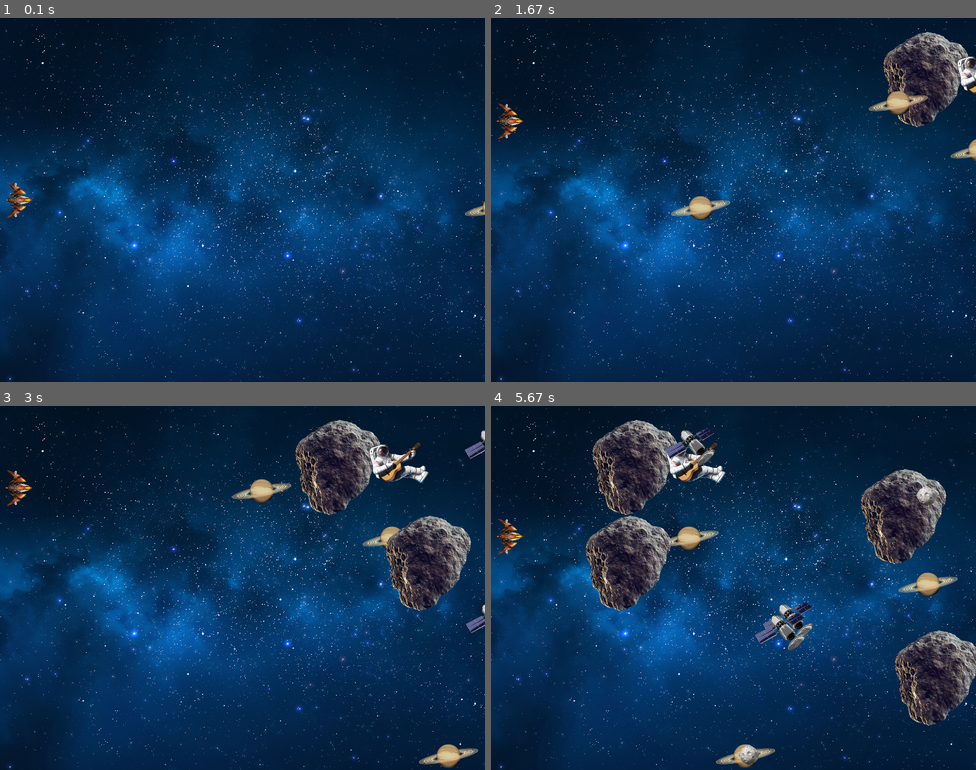
Above: before the commit, frames 1-4 (two rows, left to right).
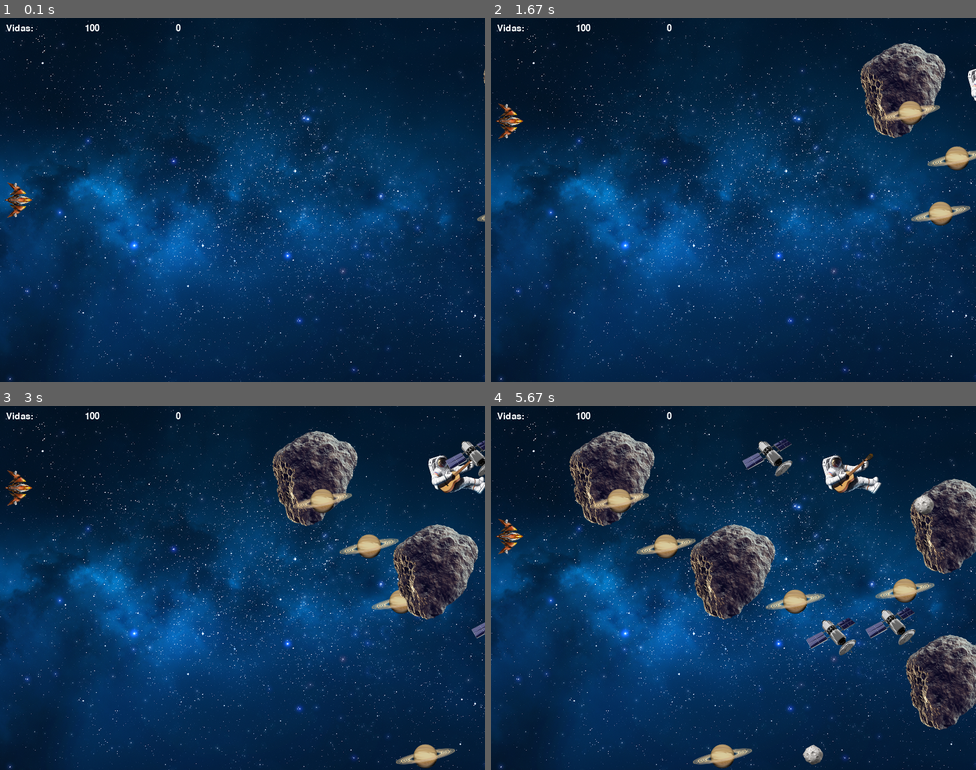
Above: after the commit, the same moments.

Repository: CristhianRave/Proceso_Pygame
Game: pygame game, started from main.py
Two runs of this game, one before a commit and one after it. Both use one fixed random seed, a clock stepped at 60 frames per second and the inputs below.
Inputs:
- Up to frame 1 (0.1 s): no input
- Up to frame 2 (1.67 s): hold Up 0.33-0.8 s; hold Down 0.83-1.13 s; hold Up 1.17-1.53 s; hold Down from 1.57 s (still down)
- Up to frame 3 (3 s): release Down at 1.93 s; hold Up 1.97-2.27 s; hold Down 2.3-2.6 s; hold Up from 2.63 s (still down)
- Up to frame 4 (5.67 s): release Up at 3 s; hold Down 3.03-3.4 s; hold Up 3.43-3.73 s; hold Down 3.77-4.07 s; hold Up 4.1-4.47 s; hold Down 4.5-4.87 s; hold Up 4.9-5.2 s; hold Down 5.23-5.53 s; hold Up from 5.57 s (still down)

The runs differ from the first frame. In frame 1, 0.2% of the frame differs, in the area x 1-100%, y 1-56%; in frame 2, 5.5%; in frame 3, 10%; in frame 4, 24%, in the area x 1-100%, y 1-100%.

Commit message:
Add files via upload

Diff:
--- a/entities.py
+++ b/entities.py
@@ -3,20 +3,26 @@
 import random
 from random import choice, randint
 
-puntos = 0
 
 class Nave(pg.sprite.Sprite):
+    clock = pg.time.Clock()
     img_nave = 'nave.png'
     speed = 5
     FPS = 60
-    vidas = 10
+    vidas = 100
+
 
     def __init__(self, x = 0, y = 270):
+
+        self.estado = 'normal'
+
         pg.sprite.Sprite.__init__(self)
         self.x = x
         self.y = y
 
         self.image = pg.image.load('resources/images/{}'.format(self.img_nave)).convert_alpha()
+        self.disfraz_normal= pg.image.load('resources/images/{}'.format(self.img_nave)).convert_alpha()
+
         self.rect = self.image.get_rect()
         self.rect.x = x
         self.rect.y = y
@@ -35,6 +41,7 @@
        self.rect.y = min(self.rect.y + self.speed, 600-self.w)
 
     def loadFrames(self):
+        dt = self.clock.tick(self.FPS)
         self.w = 128
         self.h = 128
         self.sprite_sheet = pg.image.load('resources/images/bomb-sprite.png').convert_alpha()
@@ -54,33 +61,45 @@
         colisiones = pg.sprite.spritecollide(self,group,True)
         num_candidatos = len(colisiones)
         if num_candidatos > 0:
+            self.estado = 'explo'
             self.vidas -= 1
             print('Quedan', self.vidas, 'vidas')
             return num_candidatos
 
 
-    '''def update(self,dt):
+    def update(self,dt):
 
+        if self.estado == 'normal':
+            self.image = pg.image.load('resources/images/{}'.format(self.img_nave)).convert_alpha()
+
+        elif self.estado == 'explo':
+            self.image = pg.Surface((self.w, self.h), pg.SRCALPHA, 32)
+            self.image = self.loadFrames()
             self.current_time += dt
             if self.current_time > self.animation_time:
                 self.current_time = 0
                 self.index += 1
                 if self.index >= self.how_many:
                     self.index = 0
-                self.image = self.frames [self.index]'''
+                self.image = self.frames [self.index]
+
+
+
 
 
 class Asteroide(pg.sprite.Sprite):
 
     imgs_asteroides =('asteroide_60.png', 'asteroide_200.png', 'satelite.png', 'saturno.png', 'astronauta.png')
 
-    def __init__(self, x = randint(780, 800), y = randint(-10,550), w = 0, h = 0, speed = 5):
+    def __init__(self, x = randint(780, 800), y = randint(10,550), w = 0, h = 0, speed = 1, puntuacion = 0):
         pg.sprite.Sprite.__init__(self)
         self.x = x
         self.y = y
         self.w = w
         self.h = h
         self.speed = speed
+        self.puntuacion = puntuacion
+
 
         self.asteroids = []
         for img in self.imgs_asteroides:
@@ -94,8 +113,15 @@
         self.w = self.rect.w
         self.h = self.rect.h
 
+
+    def suma_score(self):
+        self.puntuacion += 10
+
+
+
     def update(self, dt):
         self.rect.x -= self.speed
         if self.rect.x <= -170:
+
             self.kill()
             del self
--- a/main.py
+++ b/main.py
@@ -3,47 +3,64 @@
 import sys
 from entities import *
 from random import randint
+#from main_explo import *
 
 FPS = 60
 
 class Game:
     clock = pg.time.Clock()
 
+
     def __init__(self):
+
         self.screen = pg.display.set_mode((800,600))
         pg.display.set_caption ('Spaceships')
         self.background_image = pg.image.load('resources/images/fondo.png').convert()
 
         self.player = Nave()
+
+        self.font = pg.font.Font('resources/fonts/PressStart.ttf', 22)
+
+        #self.player_explo = Nave_explo()
         self.asteroide = Asteroide()
 
-        self.allSprites = pg.sprite.Group()
         self.asteroidesGroup = pg.sprite.Group()
+        self.naveGroup = pg.sprite.Group()
 
-        self.allSprites.add(self.player)
         self.asteroidesGroup.add(self.asteroide)
+        self.naveGroup.add(self.player)
+        #self.naveGroup.add(self.player_explo)
 
-        self.asteroides_en_pantalla = 20
-        self.new_asteroide = FPS//2
+
+        self.asteroides_en_pantalla = 15
+        self.new_asteroide = FPS*8
         self.crear_asteroid = FPS*6
 
 
     def crear_asteroides(self, dt):
         self.new_asteroide += dt
         if  self.new_asteroide >= self.crear_asteroid:
-            self.asteroide = Asteroide(randint(780, 840), randint(-10, 550))
-            self.asteroide.speed = (randint(1, 3))
+            self.asteroide = Asteroide(randint(780, 840), randint(10, 550))
+            self.asteroide.speed = (randint(1, 2))
             self.asteroidesGroup.add(self.asteroide)
-            self.new_asteroide = 0  # Se reinicia a cero para que  los obstaculos no salgan de golpe
+            self.new_asteroide = 0
+
+    def text(self):
+        self.marcador_vidas = self.font.render('Vidas:', True, (255,255,255))
+        self.marcador_vidas_num = self.font.render(str(self.player.vidas), True, (255,255,255))
+        self.marcador_score_num = self.font.render(str(self.asteroide.puntuacion), True, (255,255,255))
+
 
     def gameOver(self):
-        pg.quit()
-        sys.exit()
+        if self.player.vidas == 0:
+            pg.quit()
+            sys.exit()
 
     def handleEvents(self):
         for event in pg.event.get():
             if event.type == QUIT:
-                self.gameOver()
+                pg.quit()
+                sys.exit()
 
             if event.type == KEYDOWN:
                 if event.key == K_UP:
@@ -58,32 +75,35 @@
         if keys_pressed[K_DOWN]:
             self.player.go_down()
 
+    def renderiza(self,dt):
+
+        self.screen.blit( self.background_image, (0,0))
+        self.asteroidesGroup.update(dt)
+        self.naveGroup.update(dt)
+
+        self.asteroidesGroup.draw(self.screen)
+        self.naveGroup.draw(self.screen)
+
+        self.screen.blit(self.marcador_vidas,(10, 10))
+        self.screen.blit(self.marcador_vidas_num,(140, 10))
+        self.screen.blit(self.marcador_score_num,(290, 10))
+
+
     def mainloop(self):
         while True:
+
             dt = self.clock.tick(FPS)
             self.handleEvents()
+            self.text()
+            self.gameOver()
 
             self.player.comprobar_colision(self.asteroidesGroup)
-
-
-            if self.player.vidas == 0:
-                self.gameOver()
-
-            self.screen.blit( self.background_image, (0,0))
 
             cant_asteroides_creados = len(self.asteroidesGroup)
             if cant_asteroides_creados < self.asteroides_en_pantalla:
                 self.crear_asteroides(dt)
 
-            self.allSprites.update(dt)
-            self.asteroidesGroup.update(dt)
-
-            self.allSprites.draw(self.screen)
-            self.asteroidesGroup.draw(self.screen)
-
-
-
-
+            self.renderiza(dt)
             pg.display.flip()
 
 
--- /dev/null
+++ b/main_explo.py
@@ -0,0 +1,55 @@
+import pygame as pg
+from pygame.locals import *
+from random import randint
+
+class Nave_explo(pg.sprite.Sprite):
+    img_nave = 'bomb-sprite.png'
+    speed = 5
+    FPS = 60
+    vidas = 10
+    estado = 'Explo'
+
+    def __init__(self, x = 0, y = 250, w = 128, h = 128):
+        pg.sprite.Sprite.__init__(self)
+        self.x = x
+        self.y = y
+        self.w = w
+        self.h = h
+        self.image = pg.Surface((self.w, self.h), pg.SRCALPHA, 32)
+        self.rect = self.image.get_rect()
+        self.rect.x = x
+        self.rect.y = y
+        self.w = self.rect.w
+        self.h = self.rect.h
+        self.frames = []
+        self.index = 0
+        self.how_many = 0
+        self.animation_time = self.FPS//2
+        self.current_time = 0
+        self.loadFrames()
+
+
+    def loadFrames(self):
+        self.w = 128
+        self.h = 128
+        self.sprite_sheet = pg.image.load('resources/images/bomb-sprite.png').convert_alpha()
+        for fila in range(4):
+            y = fila*self.h
+            for columna in range (4):
+                x = columna * self.w
+
+                img_explo = pg.Surface((self.w, self.h), pg.SRCALPHA).convert_alpha()
+                img_explo.blit(self.sprite_sheet, (0, 0), (x, y, self.w, self.h))
+                self.frames.append(img_explo)
+        self.how_many = len(self.frames)
+        self.image = self.frames[self.index]
+
+    def update(self,dt):
+
+        self.current_time += dt
+        if self.current_time > self.animation_time:
+            self.current_time = 0
+            self.index += 1
+            if self.index >= self.how_many:
+                self.index = 0
+            self.image = self.frames [self.index]
